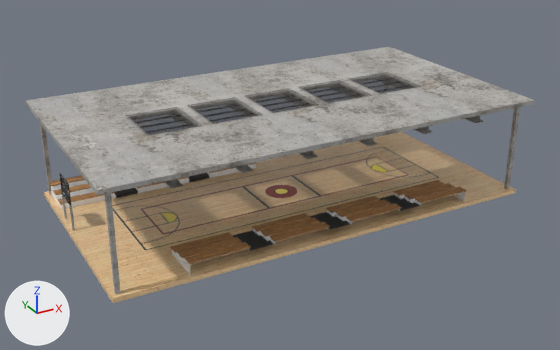
An edit to the OBJ model configBase/Models/Gymnasium/gymnasium.obj, drawn before and after from the same camera.
Both versions are drawn from a 50 mm camera at (-19.2, -34.8, 18.4) aimed at (-0.3, -0.5, 1.2). Lighting does not change. The marker at lower left points along +X, +Y and +Z. The picture after the commit comes second. Where no turn or scale is listed for an object, it has been applied to the vertices. Vertices at exactly the same position are counted once.
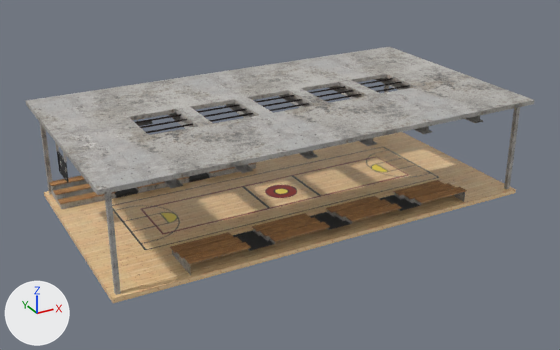
Location of each change, (x1, y1, x2, y2) in pixels of the pictures (560 x 350 px):
```json
{"object": "Object_22", "change": "deleted", "before": [126, 72, 421, 136]}
{"object": "Object_16", "change": "recoloured", "before": [51, 164, 256, 209], "after": [51, 164, 256, 209]}
{"object": "Object_13", "change": "recoloured", "before": [172, 192, 465, 276], "after": [172, 192, 465, 276]}
{"object": "Object_40", "change": "moved", "before": [59, 173, 71, 206], "after": [57, 151, 69, 183]}
{"object": "Cube", "change": "moved", "before": [69, 205, 75, 230], "after": [63, 152, 67, 162]}
{"object": "Cube.001", "change": "moved", "before": [62, 194, 67, 219], "after": [55, 142, 59, 151]}
```

The change, as JSON lines over the scene's bpy script:
```json
{"op": "add", "block": "mat_gym_bleachers_body", "code": ["mat_gym_bleachers_body = principled_material('gym_bleachers_body')", "mat_gym_bleachers_body.texture = img_image_6_jpg", "mat_gym_bleachers_body.roughness = 0.477"]}
{"block": "me_cube", "where": "# used by ob_cube; location = (0.0, 0.0, 0.0)"}
{"op": "remove", "block": "me_cube", "code": "me_cube.from_pydata(...)  # 8 vertices, 12 faces; spans x -11.563..-11.452, y 0.834..0.934, z 0.029..1.395"}
{"op": "add", "block": "me_cube", "code": "me_cube.from_pydata(...)  # 8 vertices, 12 faces; spans x -11.563..-11.452, y 0.834..0.934, z 3.777..5.142"}
{"block": "me_cube", "change": "me_cube part 1: the whole mesh is moved by (0.0, 0.0, 3.748)"}
{"block": "me_cube_001", "where": "# used by ob_cube_001; location = (0.0, 0.0, 0.0)"}
{"op": "remove", "block": "me_cube_001", "code": "me_cube_001.from_pydata(...)  # 8 vertices, 12 faces; spans x -11.563..-11.452, y 2.333..2.433, z 0.029..1.395"}
{"op": "add", "block": "me_cube_001", "code": "me_cube_001.from_pydata(...)  # 8 vertices, 12 faces; spans x -11.563..-11.452, y 2.333..2.433, z 3.777..5.142"}
{"block": "me_cube_001", "change": "me_cube_001 part 2: the whole mesh is moved by (0.0, 0.0, 3.748)"}
{"block": "me_object_13", "where": "me_object_13.from_pydata(...)  # 398 vertices, 416 faces; spans x -8.0..8.1, y -6.1..-3.8, z 0.0..0.6"}
{"op": "remove", "block": "me_object_13", "code": "me_object_13.materials.append(mat_gym_bleachers_body_mat)  # white #fdfdfd"}
{"op": "add", "block": "me_object_13", "code": "me_object_13.materials.append(mat_gym_bleachers_body)  # picture img_image_6_jpg"}
{"block": "me_object_16", "where": "me_object_16.from_pydata(...)  # 540 vertices, 796 faces; spans x -11.42..0.25, y 3.56..5.87, z 0.0..0.64"}
{"op": "remove", "block": "me_object_16", "code": "me_object_16.materials.append(mat_gym_bleachers_body_mat_0)  # white #fdfdfd"}
{"op": "add", "block": "me_object_16", "code": "me_object_16.materials.append(mat_gym_bleachers_body)  # picture img_image_6_jpg"}
{"block": "me_object_40", "where": "# used by ob_object_40; location = (0.0, 0.0, 0.0)"}
{"op": "remove", "block": "me_object_40", "code": "me_object_40.from_pydata(...)  # 24 vertices, 42 faces; spans x -11.53..-11.47, y 0.87..2.48, z 1.39..2.54"}
{"op": "add", "block": "me_object_40", "code": "me_object_40.from_pydata(...)  # 24 vertices, 42 faces; spans x -11.53..-11.47, y 0.84..2.45, z 2.65..3.8"}
{"block": "me_object_40", "change": "me_object_40 part 3: the whole mesh is moved by (0.0, -0.03, 1.25)"}
{"op": "remove", "block": "ob_object_22", "code": ["ob_object_22 = bpy.data.objects.new('Object_22', me_object_22)", "ob_object_22.location = (0.0, 0.0, 0.0)"]}
```
